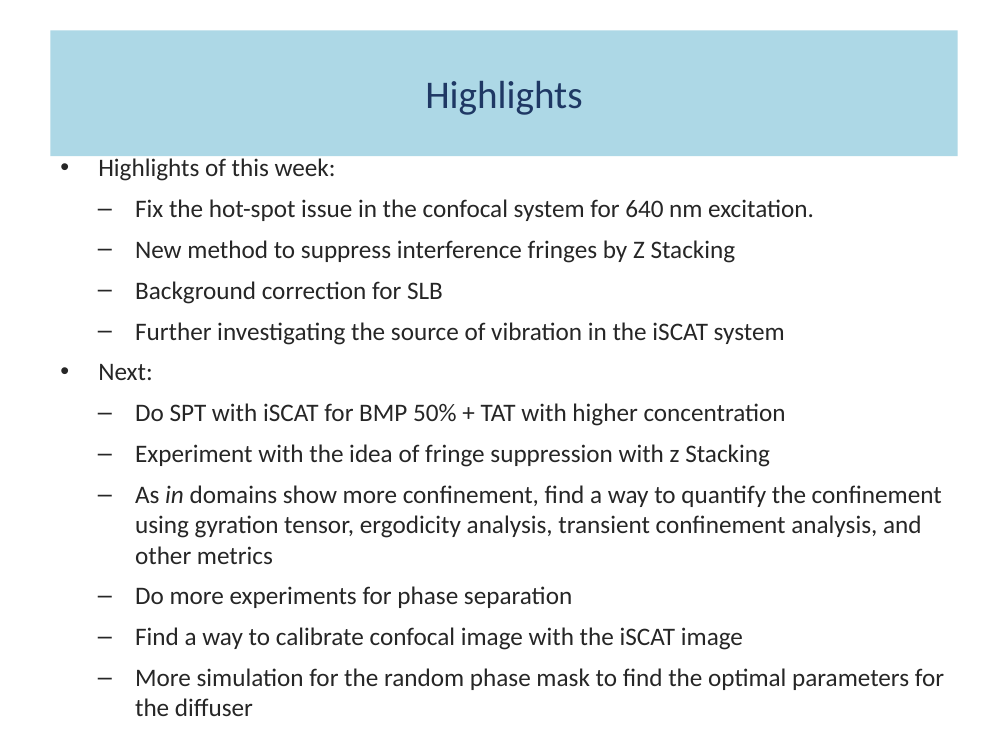
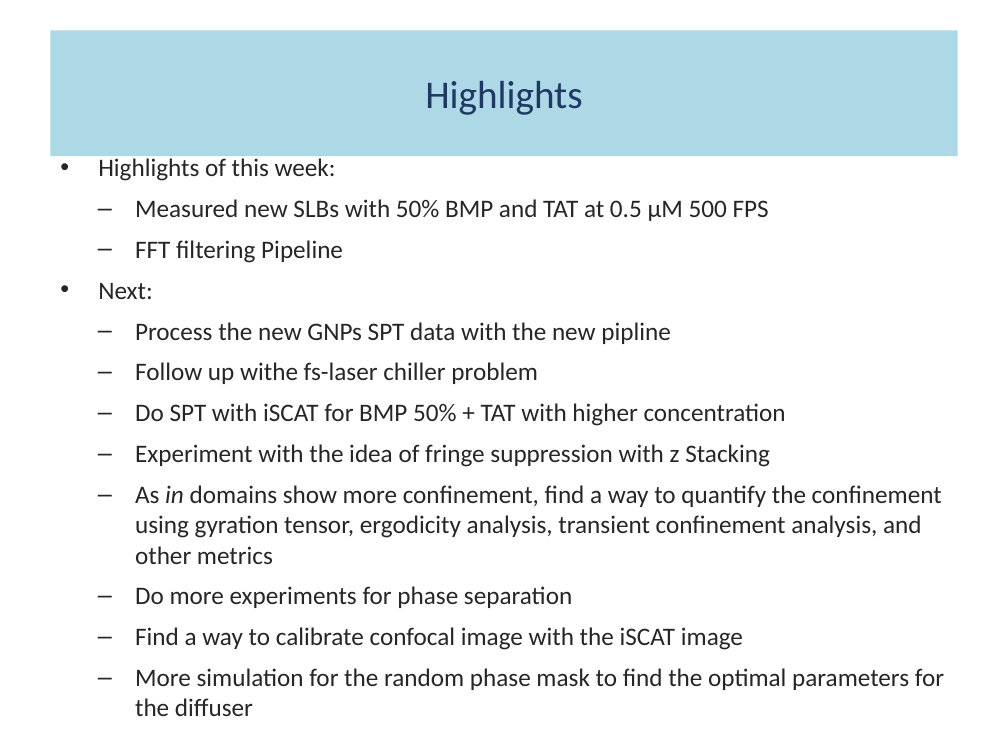
Before and after one commit to fathi0amir/ppt-with-quarto, a slide deck: slide 2 of main.pptx. Drawn at 1008x756 pixels with LibreOffice and Linux fonts; fonts in the diff are those of the drawing. Boxes give left, top, right and bottom in pixels: in the first picture for what was removed or moved away, otherwise in the second. Text is boxed around its words. In the diff, an @@ line names an element or a change of style, - is before the commit and + after.

```diff
--- a/main.pptx
+++ b/main.pptx
@@ text at (135, 199, 769, 263): text changed @@
-  – Fix the hot-spot issue in the confocal system for 640 nm excitation.
-  – New method to suppress interference fringes by Z Stacking
-  – Background correction for SLB
-  – Further investigating the source of vibration in the iSCAT system
+  – Measured new SLBs with 50% BMP and TAT at 0.5 µM 500 FPS
+  – FFT filtering Pipeline
@@ text at (135, 322, 670, 384): paragraphs added @@
+  – Process the new GNPs SPT data with the new pipline
+  – Follow up withe fs-laser chiller problem
```
Also in this commit, not shown: 2 other slides changed, 5 slides added, 6 slides removed, 3 other files.
